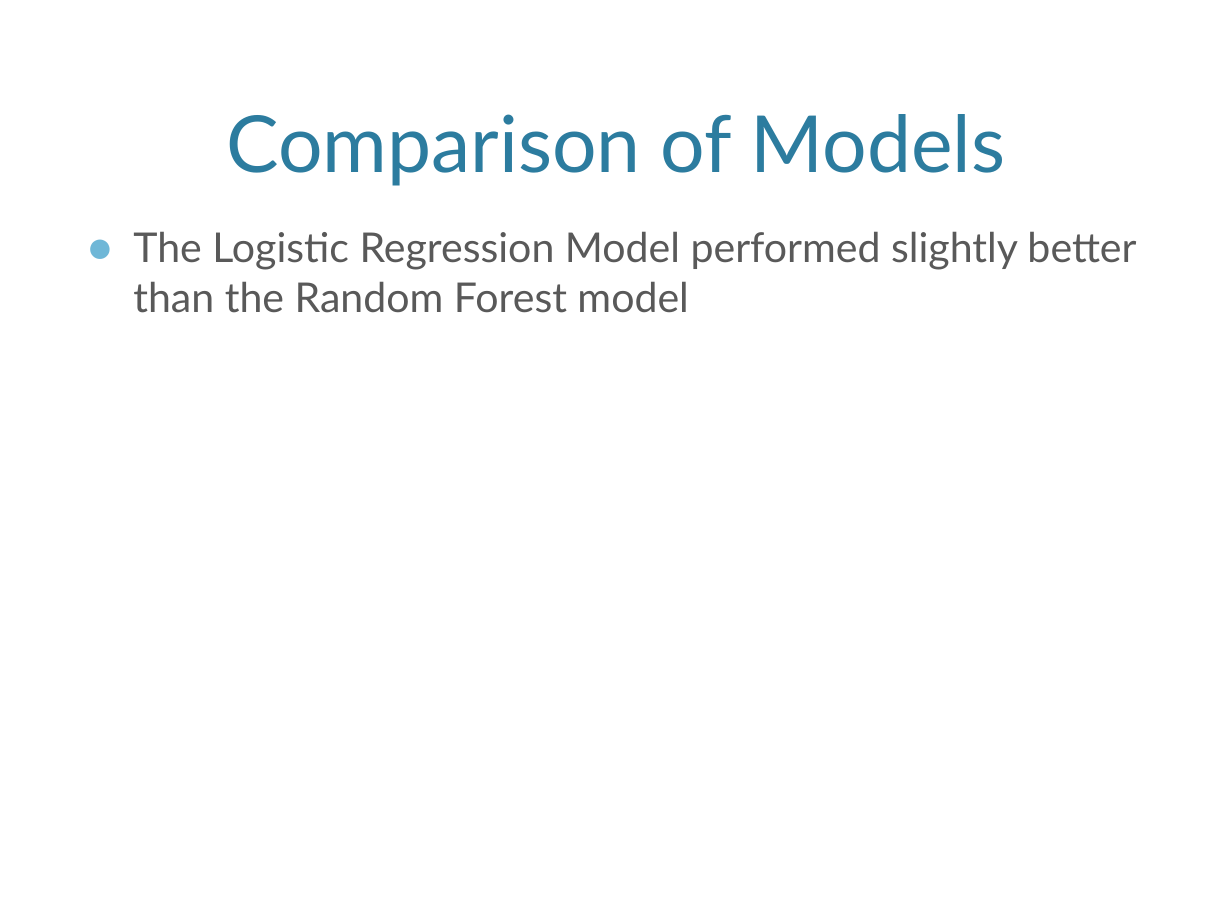
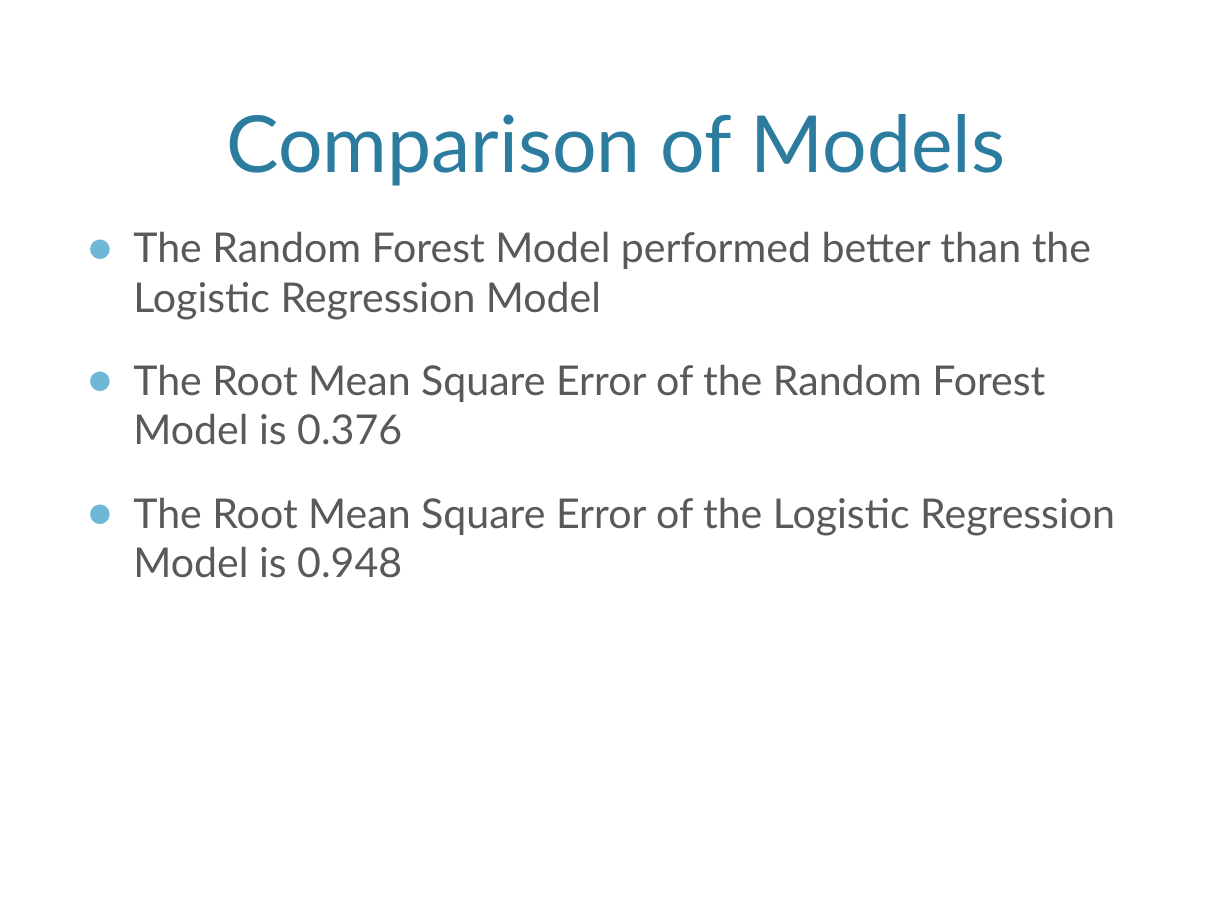
Before and after one commit to swatijani/Capstone, a slide deck: slide 14 of Capstone.pptx. Drawn at 1232x924 pixels with LibreOffice and Linux fonts; fonts in the diff are those of the drawing; background and template pictures are left out. Boxes give left, top, right and bottom in pixels: in the first picture for what was removed or moved away, otherwise in the second. Text is boxed around its words. In the diff, an @@ line names an element or a change of style, - is before the commit and + after.

Commit message:
Model Comparison

```diff
--- a/Capstone.pptx
+++ b/Capstone.pptx
@@ text at [133,231,1115,578]: text changed @@
-● The Logistic Regression Model performed slightly better than the Random Forest model
+● The Random Forest Model performed better than the Logistic Regression Model
+● The Root Mean Square Error of the Random Forest Model is 0.376
+● The Root Mean Square Error of the Logistic Regression Model is 0.948
```
